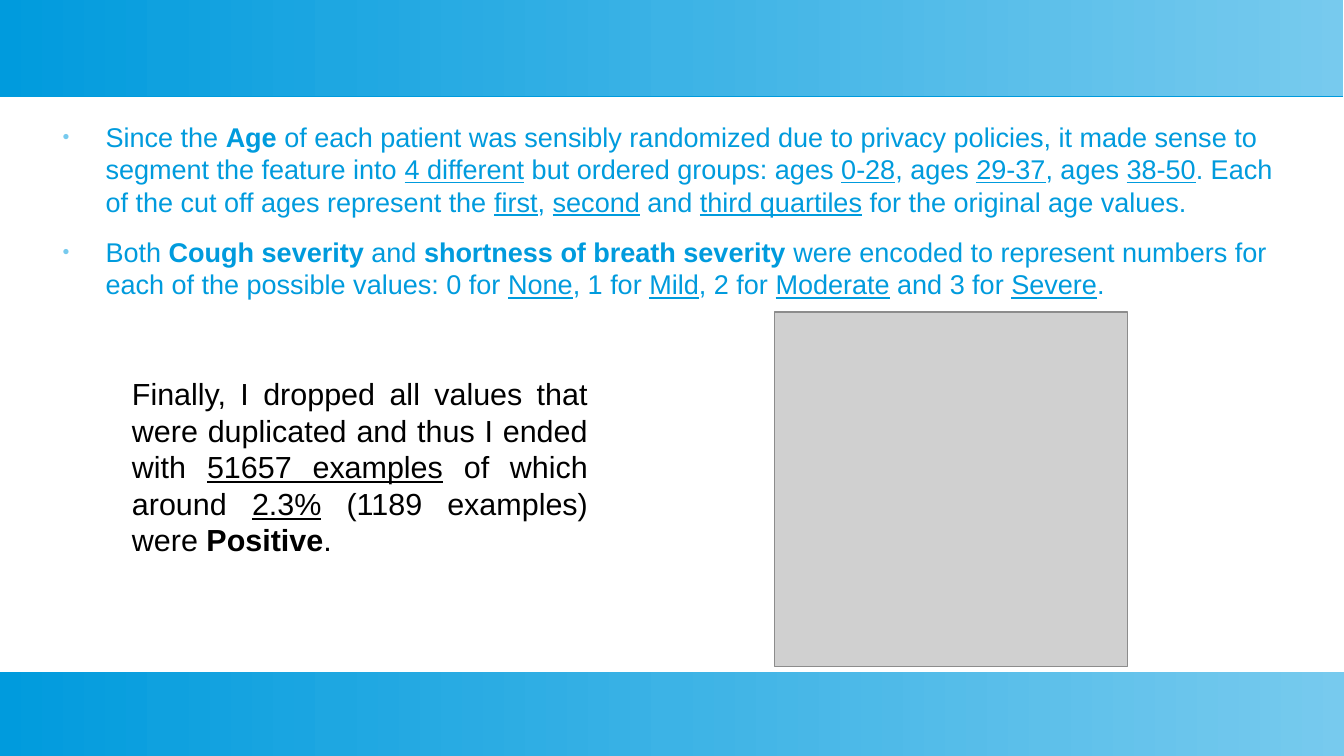
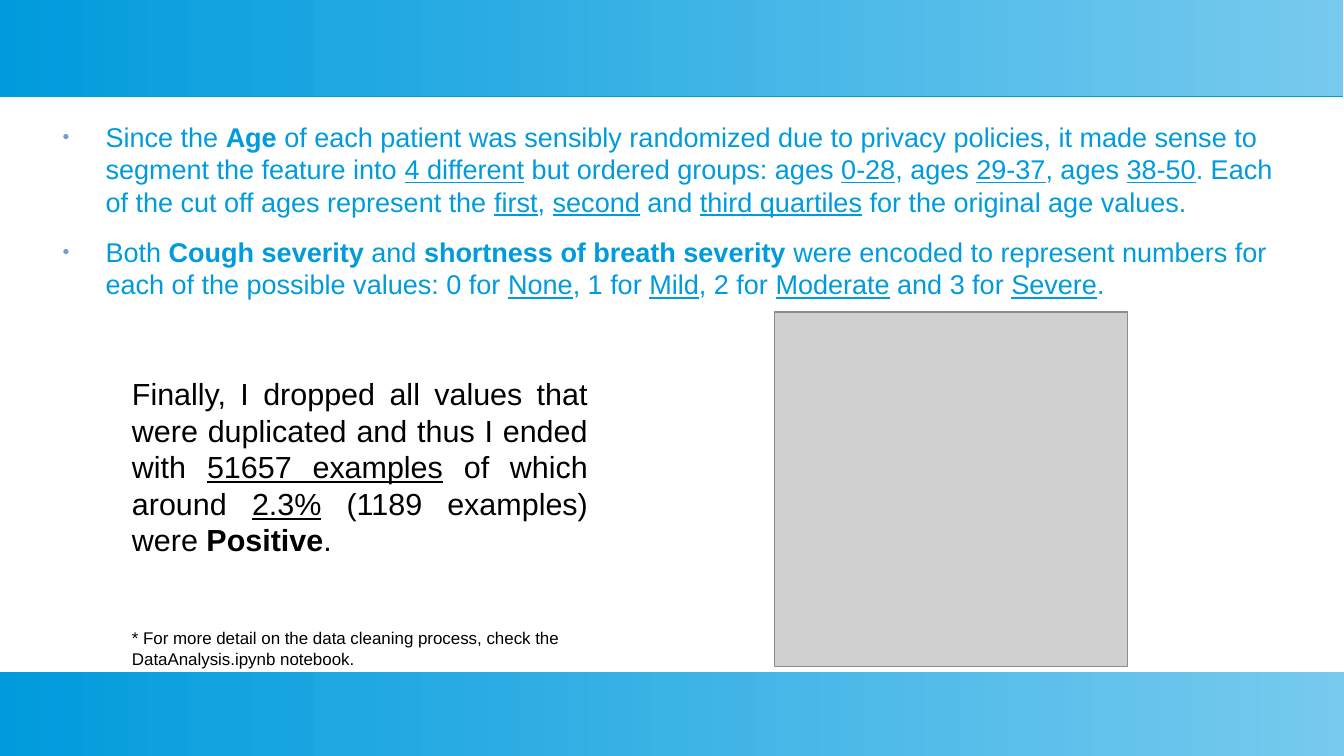
Before and after one commit to Sir-Slade/covid_prediction_project, a slide deck: slide 9 of Covid_Predictor_Report.odp (slide 8 before the commit). Drawn at 1344x756 pixels with LibreOffice and Linux fonts; fonts in the diff are those of the drawing; grey boxes stand for pictures. Boxes give left, top, right and bottom in pixels: in the first picture for what was removed or moved away, otherwise in the second. Text is boxed around its words. In the diff, an @@ line names an element or a change of style, - is before the commit and + after.

```diff
--- a/Covid_Predictor_Report.odp
+++ b/Covid_Predictor_Report.odp
@@ text "Since the Age of each ..." at (106,127,1273,299): bullet colour #77CAEE to #729FCF @@
@@ text added at (132,631,558,669), 10 pt, text #000000 @@
+* For more detail on the data cleaning process, check the DataAnalysis.ipynb notebook.
```
Also in this commit, not shown: 7 other slides changed, 5 slides added, 3 other files.
